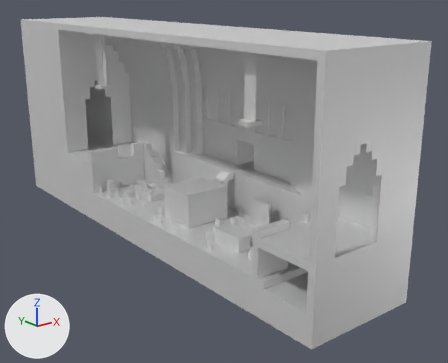
The COLLADA model Main Build/Art/3D/Challenge Room.dae as it was, and as the next commit left it.
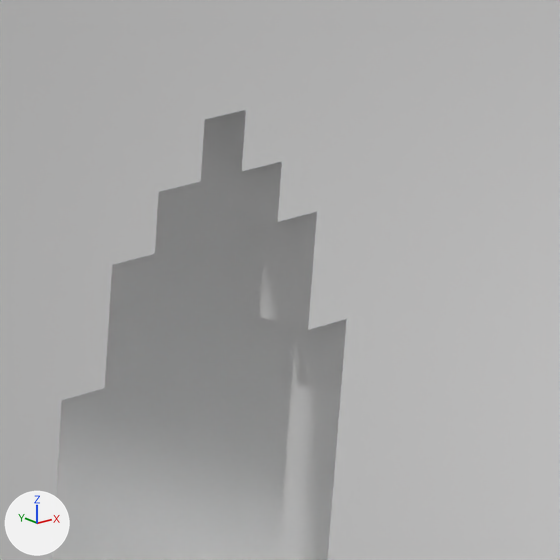
The first picture shows the older version from a 50 mm camera at (-25.7, -35.1, 18.8) aimed at (3.3, 1.1, 4.3). The close-ups show both versions on the part from 74% to 92% of the width and 35% to 58% of the height of that picture; other places that the commit changed are outside them. Every picture has the same lights, and +X, +Y and +Z are marked at lower left. The close-ups show mesh edges as thin lines.

The older version as bpy lines, for what is in view:
```python
me_cube = bpy.data.meshes.new('Cube')
me_cube.from_pydata(...)  # 13030 vertices, 24310 faces; spans x -3.5..7.0, y -15.0..22.5, z 0.0..16.0
me_cube.materials.append(mat_tile_set_2)  # white #e7e7e7
ob_building = bpy.data.objects.new('Building', me_cube)
ob_building.location = (0.0, 0.0, 0.0)
```
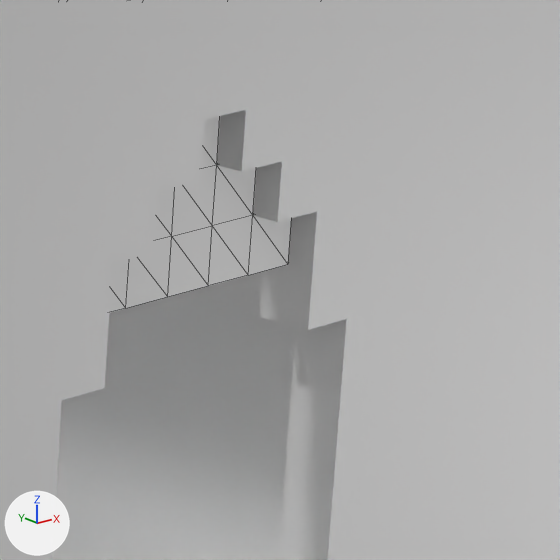
Edits to the bpy script that builds the scene:
```text
Add me_plane_004:
    me_plane_004.from_pydata(...)  # 104 vertices, 168 faces; spans x -1.5..2.0, y 0.0, z -1.5..4.5
    me_plane_004.materials.append(mat_tile_set_2)  # white #e7e7e7
Add ob_portcullis:
    ob_portcullis = bpy.data.objects.new('Portcullis', me_plane_004)
    ob_portcullis.location = (-0.5, -14.75, 11.0)
```

Location of each change, [x1, y1, x2, y2] in pixels of the close-ups (560 x 560 px):
'Portcullis', added
    after: [109, 116, 291, 313]
